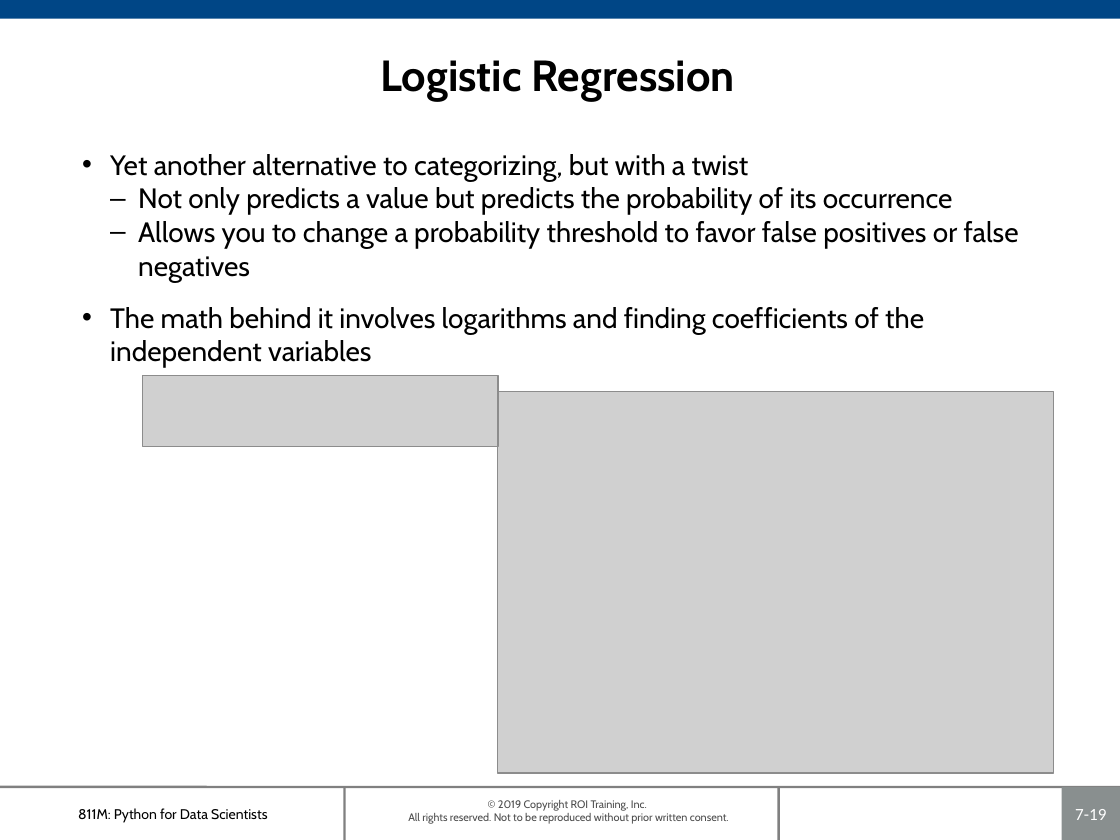
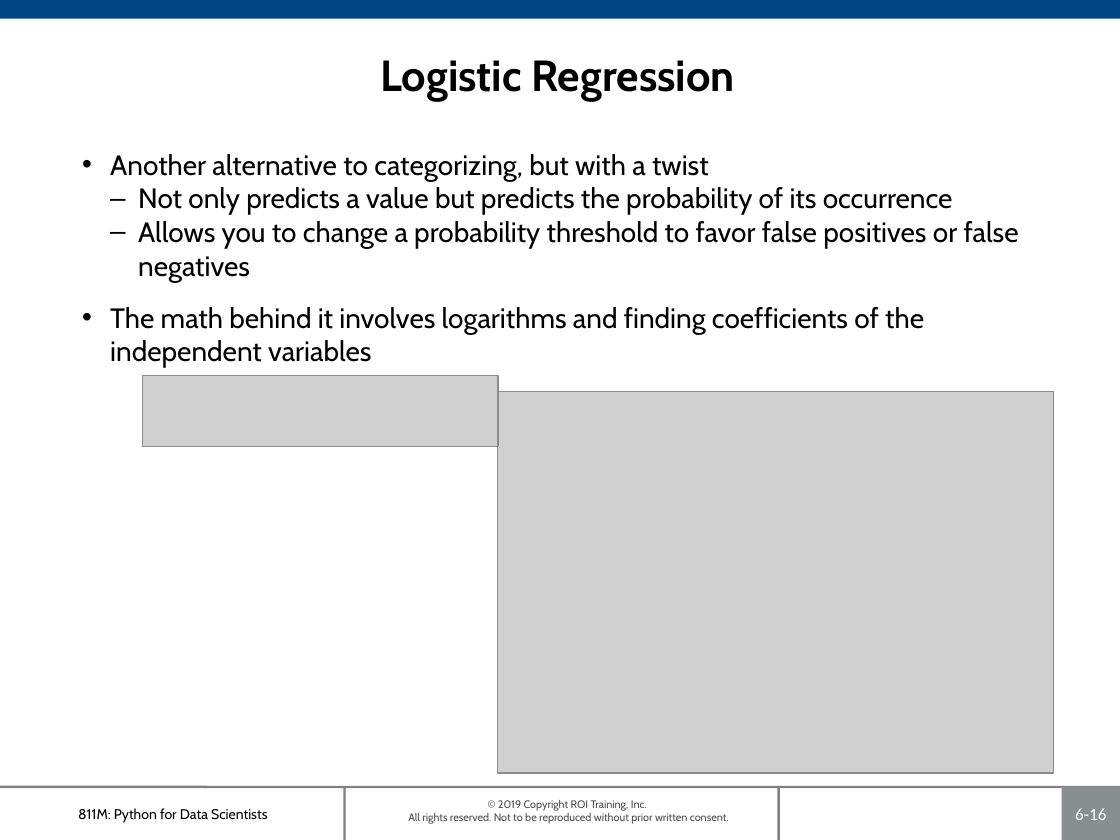
Before and after one commit to roitraining/SparkforDataEngineers, a slide deck: slide 16 of Ch06_ClassificationModels.pptx (slide 19 before the commit). Drawn at 1120x840 pixels with LibreOffice and Linux fonts; fonts in the diff are those of the drawing; grey boxes stand for pictures; background and template pictures are left out. Boxes give left, top, right and bottom in pixels: in the first picture for what was removed or moved away, otherwise in the second. Text is boxed around its words. In the diff, an @@ line names an element or a change of style, - is before the commit and + after.

```diff
--- a/Ch06_ClassificationModels.pptx
+++ b/Ch06_ClassificationModels.pptx
@@ text at [110,154,709,181]: text changed @@
-• Yet another alternative to categorizing, but with a twist
+• Another alternative to categorizing, but with a twist
@@ page number at [1075,808,1106,820]: text changed @@
-7-19
+6-16
```
Also in this commit, not shown: 5 other slides changed, 9 slides added, 18 slides removed, 1 other file.
